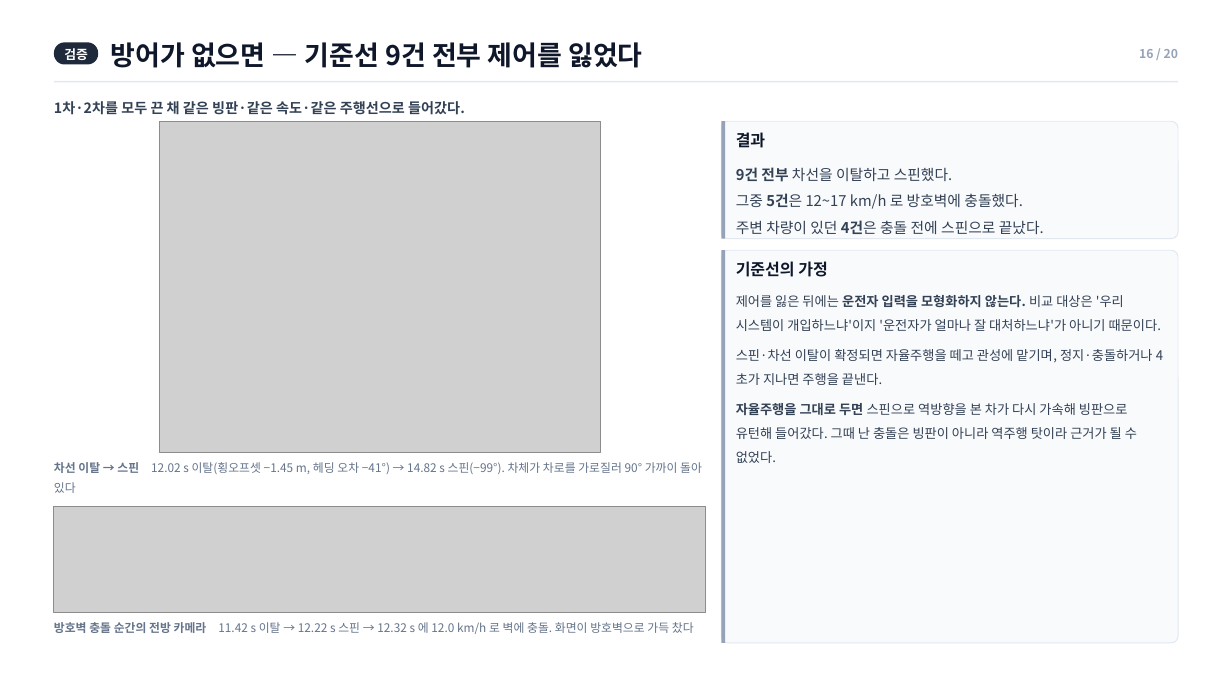
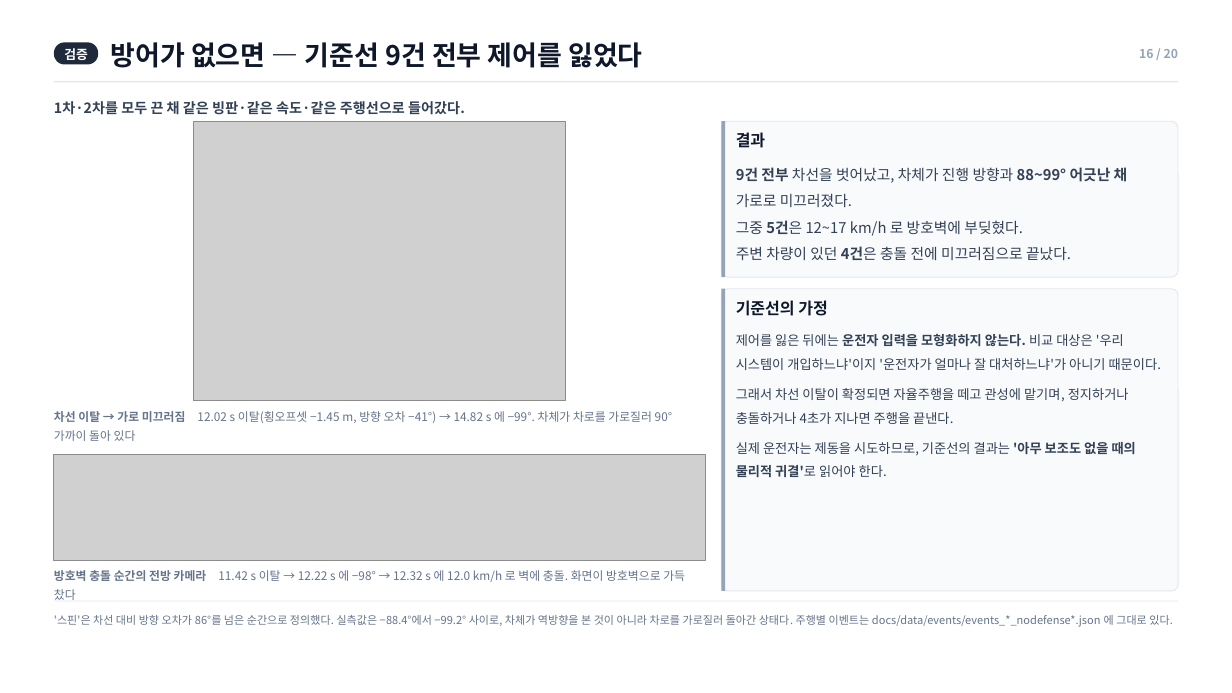
Before and after one commit to gkgk0119gmail-arch/2026ESWContest_mobility_ARTS, a slide deck: slide 16 of report/2026ESWContest_모빌리티_ARTS_개발완료보고서.pptx. Drawn at 1232x693 pixels with LibreOffice and Linux fonts; fonts in the diff are those of the drawing; grey boxes stand for pictures. Boxes give left, top, right and bottom in pixels: in the first picture for what was removed or moved away, otherwise in the second. Text is boxed around its words. In the diff, an @@ line names an element or a change of style, - is before the commit and + after.

Commit message:
README 접힘 제거 + '역방향으로 스핀' 은 측정값과 다르다
1) README 의 <details> 7곳을 전부 펼쳤다. 날씨 격자·데이터셋 출처·파라미터 5묶음·
HIL 설정이 접혀 있어 심사위원이 펼쳐야 보였다. 이제 쭉 읽힌다.

2) '역방향으로 스핀한다'는 틀린 서술이었다. 스핀 판정은 차선 대비 방향 오차 86° 초과이고,
기준선 9건의 실측값은 −88.4°~−99.2° 다. 차체가 차로를 가로질러 돌아간 것이지 역방향을
본 적이 없다. README 히어로 설명, 기준선 설명, 발표자료 16쪽을 전부 '가로로 돌아간다'로
고치고 정의와 실측 범위를 함께 적었다.

3) '자율주행을 그대로 두면 역방향을 본 차가 다시 가속해 유턴해 들어갔다'는 문단을 뺐다.
트래픽 매니저가 경로 복귀를 시도해 생긴 현상인데, 읽는 쪽에서는 '운전자가 역방향으로
가속했다'로 읽혀 오히려 근거를 의심하게 만든다. 기준선의 가정만 남겼다.
코드 주석(carla_demo.py, rerun_baseline.sh)에는 왜 자율주행을 떼는지가 필요하므로
설명은 두되, 실제 기전대로 '복귀 조향이 들어가 차가 돌아서 다시 들어갔다'로 고쳤다.

```diff
--- a/report/2026ESWContest_모빌리티_ARTS_개발완료보고서.pptx
+++ b/report/2026ESWContest_모빌리티_ARTS_개발완료보고서.pptx
@@ picture: place and size @@
-picture at <box>159,121,601,452</box>
+picture at <box>194,121,567,400</box>
@@ rounded rectangle at <box>722,121,1178,277</box>: proportions changed @@
@@ rounded rectangle: place and size @@
-rounded rectangle at <box>722,121,1178,238</box>
+rounded rectangle at <box>722,121,1178,277</box>
@@ rectangle: place and size @@
-rectangle at <box>722,121,726,238</box>
+rectangle at <box>722,121,726,277</box>
@@ text at <box>736,167,1128,260</box>: text changed @@
-9건 전부 차선을 이탈하고 스핀했다.
-그중 5건은 12~17 km/h 로 방호벽에 충돌했다.
-주변 차량이 있던 4건은 충돌 전에 스핀으로 끝났다.
+9건 전부 차선을 벗어났고, 차체가 진행 방향과 88~99° 어긋난 채 가로로 미끄러졌다.
+그중 5건은 12~17 km/h 로 방호벽에 부딪혔다.
+주변 차량이 있던 4건은 충돌 전에 미끄러짐으로 끝났다.
@@ rounded rectangle: place and size @@
-rounded rectangle at <box>722,250,1178,643</box>
+rounded rectangle at <box>722,288,1178,591</box>
@@ rounded rectangle at <box>722,288,1178,591</box>: proportions changed @@
@@ rectangle: place and size @@
-rectangle at <box>722,250,726,643</box>
+rectangle at <box>722,288,726,591</box>
@@ text "기준선의 가정": place and size @@
-text "기준선의 가정" at <box>736,261,827,277</box>
+text "기준선의 가정" at <box>736,300,827,316</box>
@@ text "제어를 잃은 뒤에는 운전자 입력을 ...": place and size @@
-text "제어를 잃은 뒤에는 운전자 입력을 ..." at <box>736,295,1162,463</box>
+text "제어를 잃은 뒤에는 운전자 입력을 ..." at <box>736,334,1162,477</box>
@@ text at <box>736,388,1136,477</box>: text changed @@
-스핀·차선 이탈이 확정되면 자율주행을 떼고 관성에 맡기며, 정지·충돌하거나 4초가 지나면 주행을 끝낸다.
-자율주행을 그대로 두면 스핀으로 역방향을 본 차가 다시 가속해 빙판으로 유턴해 들어갔다. 그때 난 충돌은 빙판이 아니라 역주행 탓이라 근거가 될 수 없었다.
+그래서 차선 이탈이 확정되면 자율주행을 떼고 관성에 맡기며, 정지하거나 충돌하거나 4초가 지나면 주행을 끝낸다.
+실제 운전자는 제동을 시도하므로, 기준선의 결과는 '아무 보조도 없을 때의 물리적 귀결'로 읽어야 한다.
@@ text at <box>54,411,673,441</box>: text changed @@
-차선 이탈 → 스핀 12.02 s 이탈(횡오프셋 −1.45 m, 헤딩 오차 −41°) → 14.82 s 스핀(−99°). 차체가 차로를 가로질러 90° 가까이 돌아 있다
+차선 이탈 → 가로 미끄러짐 12.02 s 이탈(횡오프셋 −1.45 m, 방향 오차 −41°) → 14.82 s 에 −99°. 차체가 차로를 가로질러 90° 가까이 돌아 있다
@@ picture: place and size @@
-picture at <box>54,506,706,613</box>
+picture at <box>54,455,706,561</box>
@@ text at <box>54,570,685,600</box>: text changed @@
-방호벽 충돌 순간의 전방 카메라 11.42 s 이탈 → 12.22 s 스핀 → 12.32 s 에 12.0 km/h 로 벽에 충돌. 화면이 방호벽으로 가득 찼다
+방호벽 충돌 순간의 전방 카메라 11.42 s 이탈 → 12.22 s 에 −98° → 12.32 s 에 12.0 km/h 로 벽에 충돌. 화면이 방호벽으로 가득 찼다
@@ rectangle added at <box>54,601,1178,602</box>, fill #E2E8F0 @@
@@ text added at <box>54,615,1173,627</box>, 8.6 pt, text #64748B @@
+'스핀'은 차선 대비 방향 오차가 86°를 넘은 순간으로 정의했다. 실측값은 −88.4°에서 −99.2° 사이로, 차체가 역방향을 본 것이 아니라 차로를 가로질러 돌아간 상태다. 주행별 이벤트는 docs/data/events/events_*_nodefense*.json 에 그대로 있다.
```
Also in this commit, not shown: 2 other slides changed, 6 other files.
